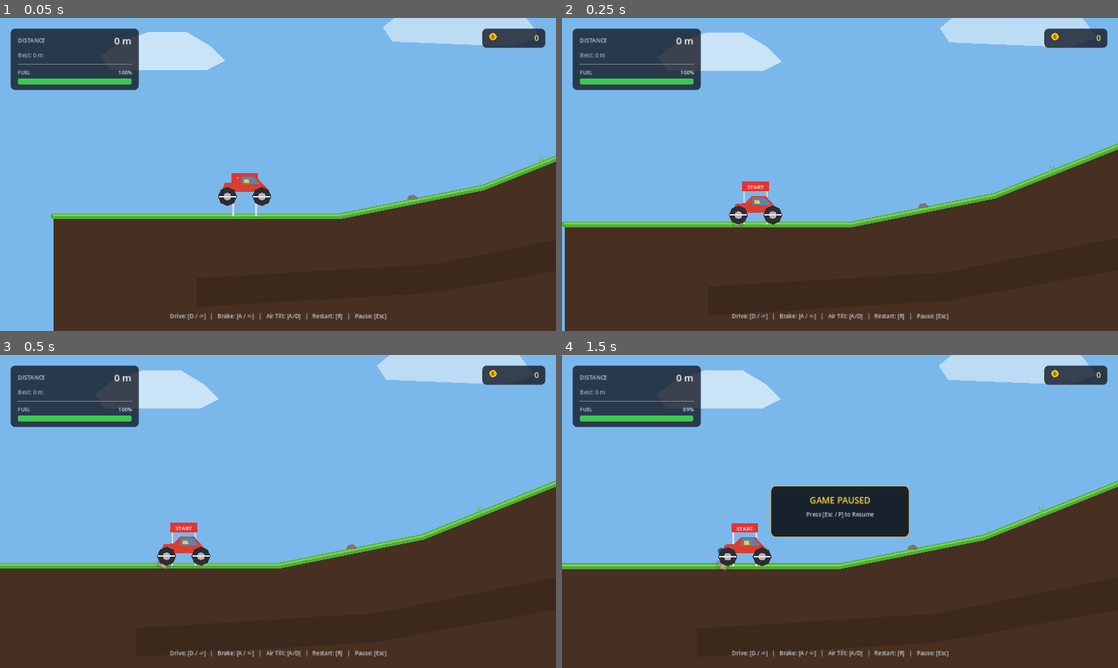
Above: before the commit, frames 1-4 (two rows, left to right).
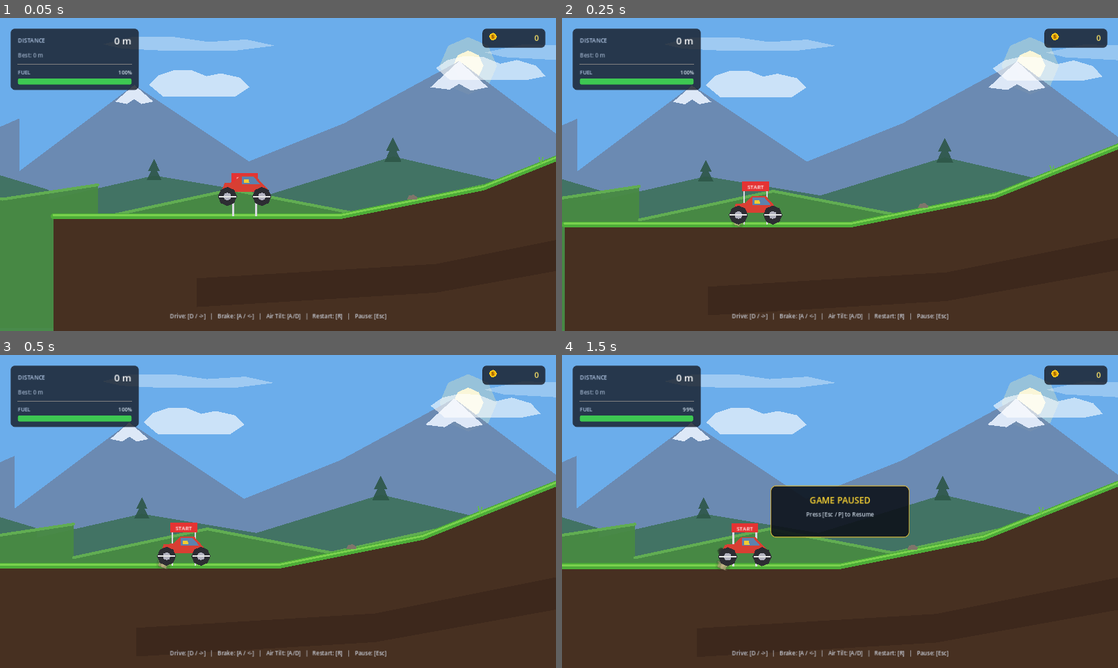
Above: after the commit, the same moments.

Repository: joelrokz2006-ops/hill-climb-2
Game: Godot game, scene res://scenes/main/Main.tscn
Same seed, same stepped clock (60 frames per second), same inputs: the game is played once before the commit and once after it.
Inputs:
- Up to frame 1 (0.05 s): no input
- Up to frame 2 (0.25 s): no input
- Up to frame 3 (0.5 s): no input
- Up to frame 4 (1.5 s): hold D 0.53-1.28 s; tap P at 0.6, 1.35 s; tap Enter at 1.25 s; hold Left (brake_reverse) from 1.28 s (still down)

The runs differ from the first frame. In frame 1, 37% of the frame differs, in the area x 0-100%, y 0-100%; in frame 2, 34%; in frame 3, 35%; in frame 4, 31%.

Commit message:
feat(integration): integrate Member 3 ParallaxEnvironment into Game.tscn, update Phase 1 completion, and start Phase 2

Diff:
--- a/scenes/game/Game.tscn
+++ b/scenes/game/Game.tscn
@@ -1,11 +1,12 @@
-[gd_scene load_steps=7 format=3 uid="uid://game_scene_001"]
+[gd_scene load_steps=8 format=3 uid="uid://game_scene_001"]
 
 [ext_resource type="Script" path="res://scripts/core/Game.gd" id="1_game_script"]
 [ext_resource type="Script" path="res://scripts/core/GameManager.gd" id="2_manager_script"]
-[ext_resource type="Script" path="res://scripts/core/FollowCamera.gd" id="3_camera_script"]
-[ext_resource type="PackedScene" path="res://scenes/terrain/TestTrack.tscn" id="4_test_track"]
-[ext_resource type="PackedScene" path="res://scenes/vehicle/Vehicle.tscn" id="5_vehicle"]
-[ext_resource type="PackedScene" path="res://scenes/ui/HUD.tscn" id="6_hud"]
+[ext_resource type="PackedScene" uid="uid://parallax_environment_001" path="res://scenes/environment/ParallaxEnvironment.tscn" id="3_parallax_env"]
+[ext_resource type="Script" path="res://scripts/core/FollowCamera.gd" id="4_camera_script"]
+[ext_resource type="PackedScene" path="res://scenes/terrain/TestTrack.tscn" id="5_test_track"]
+[ext_resource type="PackedScene" path="res://scenes/vehicle/Vehicle.tscn" id="6_vehicle"]
+[ext_resource type="PackedScene" path="res://scenes/ui/HUD.tscn" id="7_hud"]
 
 [node name="Game" type="Node2D"]
 script = ExtResource("1_game_script")
@@ -14,40 +15,22 @@
 [node name="GameManager" type="Node" parent="."]
 script = ExtResource("2_manager_script")
 
-[node name="ParallaxBackground" type="ParallaxBackground" parent="."]
-
-[node name="SkyLayer" type="ParallaxLayer" parent="ParallaxBackground"]
-motion_scale = Vector2(0.1, 0.1)
-
-[node name="SkyColor" type="ColorRect" parent="ParallaxBackground/SkyLayer"]
-offset_left = -3000.0
-offset_top = -2000.0
-offset_right = 10000.0
-offset_bottom = 2000.0
-color = Color(0.48, 0.72, 0.92, 1)
-
-[node name="Cloud1" type="Polygon2D" parent="ParallaxBackground/SkyLayer"]
-color = Color(1, 1, 1, 0.6)
-polygon = PackedVector2Array(200, 50, 260, 30, 340, 30, 390, 60, 420, 90, 380, 110, 180, 110, 160, 80)
-
-[node name="Cloud2" type="Polygon2D" parent="ParallaxBackground/SkyLayer"]
-color = Color(1, 1, 1, 0.5)
-polygon = PackedVector2Array(800, -20, 880, -50, 980, -40, 1050, 0, 1080, 40, 1020, 60, 770, 50, 750, 20)
+[node name="ParallaxEnvironment" parent="." instance=ExtResource("3_parallax_env")]
 
 [node name="TerrainSlot" type="Node2D" parent="."]
 
-[node name="TestTrack" parent="TerrainSlot" instance=ExtResource("4_test_track")]
+[node name="TestTrack" parent="TerrainSlot" instance=ExtResource("5_test_track")]
 
 [node name="VehicleSlot" type="Node2D" parent="."]
 
-[node name="Vehicle" parent="VehicleSlot" instance=ExtResource("5_vehicle")]
+[node name="Vehicle" parent="VehicleSlot" instance=ExtResource("6_vehicle")]
 position = Vector2(0, 360)
 
 [node name="FollowCamera" type="Camera2D" parent="."]
 position = Vector2(0, 360)
 zoom = Vector2(1.1, 1.1)
-script = ExtResource("3_camera_script")
+script = ExtResource("4_camera_script")
 
 [node name="UILayer" type="CanvasLayer" parent="."]
 
-[node name="HUD" parent="UILayer" instance=ExtResource("6_hud")]
+[node name="HUD" parent="UILayer" instance=ExtResource("7_hud")]
Not shown, changed: DEVELOPMENT_PROGRESS.md
Not shown, changed: HILL_CLIMB_MASTER_TODO.md
